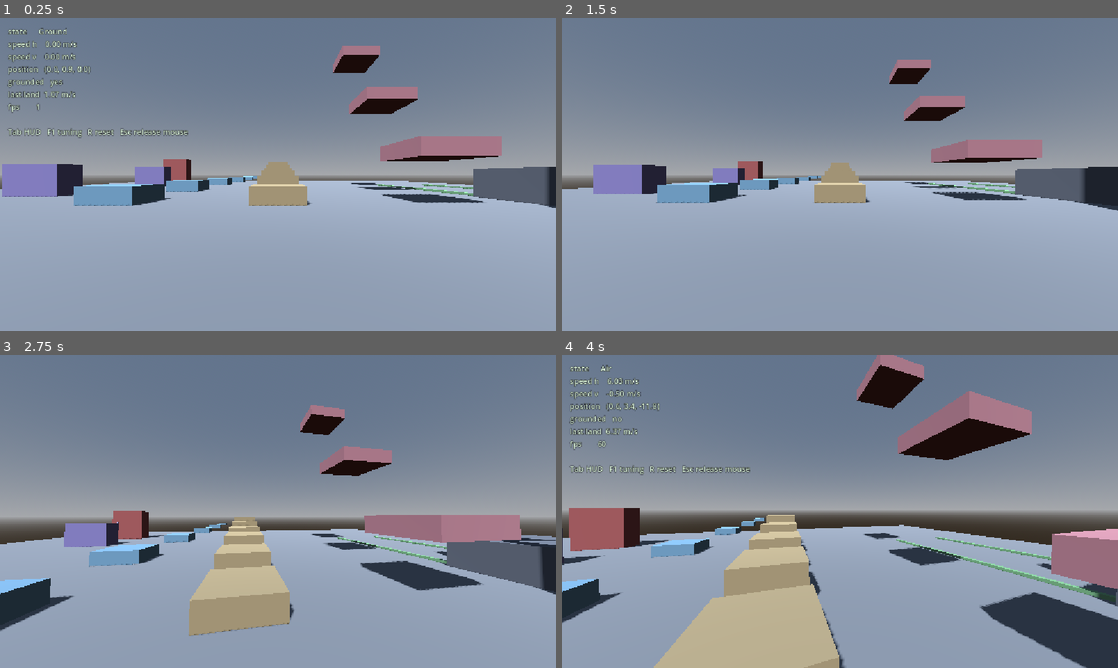
Above: before the commit, frames 1-4 (two rows, left to right).
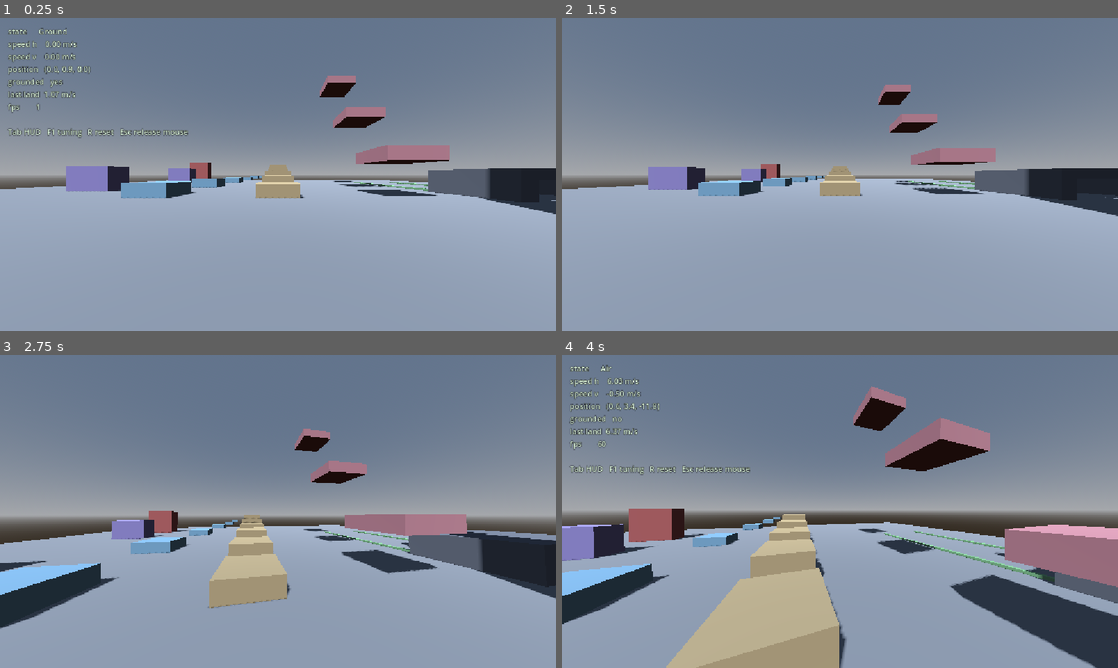
Above: after the commit, the same moments.

Repository: dragon-fish/parkour-game
Game: Godot game, scene res://scenes/main.tscn
The game is run twice, just before and just after one commit, with the same random seed, the same clock (stepped at 60 frames per second) and the same inputs.
Inputs (mouse positions are in pixels of both pictures, inside the frame that each line leads up to):
- Up to frame 1 (0.25 s): no input
- Up to frame 2 (1.5 s): tap Enter at 0.5 s; move the mouse to (867, 174) at 0.52 s; hold W from 0.53 s (still down); tap Tab at 0.6 s; tap Space at 0.77 s; move the mouse to (812, 174) at 1.27 s; tap R at 1.35 s
- Up to frame 3 (2.75 s): keep holding W; tap Space at 1.52 s; move the mouse to (289, 505) at 2.02 s; hold Ctrl from 2.03 s (still down)
- Up to frame 4 (4 s): keep holding W; move the mouse to (834, 517) at 2.77 s; release Ctrl at 2.78 s; tap Shift at 2.85 s; tap Space at 3.02, 3.77 s; move the mouse to (878, 514) at 3.52 s; tap Tab at 3.6 s

The runs differ from the first frame. In frame 1, 11% of the frame differs, in the area x 0-100%, y 8-63%; in frame 2, 8.9%; in frame 3, 16%; in frame 4, 20%, in the area x 0-100%, y 0-100%.

Commit message:
feat(camera): raise FOV to 90-105 as a deliberate ME divergence
The owner has decided against the original's fixed 90-degree FOV (chosen
for 2008 console viewing distances, uncomfortable on a PC monitor) in
favour of the project's existing speed-driven FOV model. Sets fov_base to
90 and fov_max to 105, with an in-code comment recording this as a
deliberate divergence so it is not later "corrected" back to source.

Also re-anchors fov_speed_ref (the speed at which fov_max is reached) to
sprint_speed's own value: it was left at a stale 9.0 -- this project's
pre-retune sprint speed -- after the gravity/jump/sprint trio dropped
sprint_speed to 7.2, which silently broke the "105 at top speed" claim
under ordinary sprinting.

Diff:
--- a/scripts/player/movement_config.gd
+++ b/scripts/player/movement_config.gd
@@ -339,10 +339,34 @@
 @export var eye_height: float = 0.7
 @export var mouse_sensitivity: float = 0.0022
 @export var pitch_limit_deg: float = 89.0
-@export var fov_base: float = 75.0
-@export var fov_max: float = 95.0
-## Horizontal speed at which FOV reaches fov_max.
-@export var fov_speed_ref: float = 9.0
+## DIVERGENCE FROM SOURCE, KEPT DELIBERATELY -- do not "correct" this back to
+## ME's own value. The research (09-Godot移植指南.md §9.1 Camera table) confirms
+## the original uses a FIXED 90 degrees with no speed-driven FOV at all: DICE's
+## own account is that they opened the FOV to the widest angle before the image
+## visibly bows, then left it there, and got their sense of speed from camera
+## motion (landing dip, wallrun roll) instead.
+##
+## The owner has explicitly decided NOT to follow that: ME's fixed 90 was
+## chosen for 2008 console viewing distances and reads as uncomfortably narrow
+## on a PC monitor. Speed-driven FOV (90 at rest, 105 at top speed) is kept
+## instead -- it is the common idiom for modern first-person parkour (Titanfall,
+## Ghostrunner both use it), and the owner finds it more comfortable to play,
+## even though the original explicitly rejects the technique. See
+## docs/decisions-pending-your-review.md for the owner's own record of this
+## choice.
+@export var fov_base: float = 90.0
+@export var fov_max: float = 105.0
+## Horizontal speed at which FOV reaches fov_max -- i.e. "top speed" in the
+## fov_base/fov_max comment above. Defaults to sprint_speed's OWN value,
+## independently of it (mirroring land_cost_speed_ref/land_dip_speed_ref and
+## slide_boost_entry_threshold's own note on sharing a default without sharing
+## a variable): wall_max_speed is capped at sprint_speed too (see its own
+## comment), so foot speed alone already IS the practical top speed a player
+## can sustain. Previously left at a stale 9.0 (this project's OLD sprint
+## speed) after the gravity/jump/sprint retune dropped sprint_speed to 7.2 --
+## at that stale value the FOV never actually reached fov_max under ordinary
+## sprinting, silently breaking the "105 at top speed" claim above.
+@export var fov_speed_ref: float = 7.2
 @export var fov_lerp_speed: float = 6.0
 ## DIVERGENCE FROM SOURCE, KEPT DELIBERATELY: the research (09-Godot移植指南.md
 ## §9.1 Camera table) records that DICE ultimately REMOVED head bob entirely,
